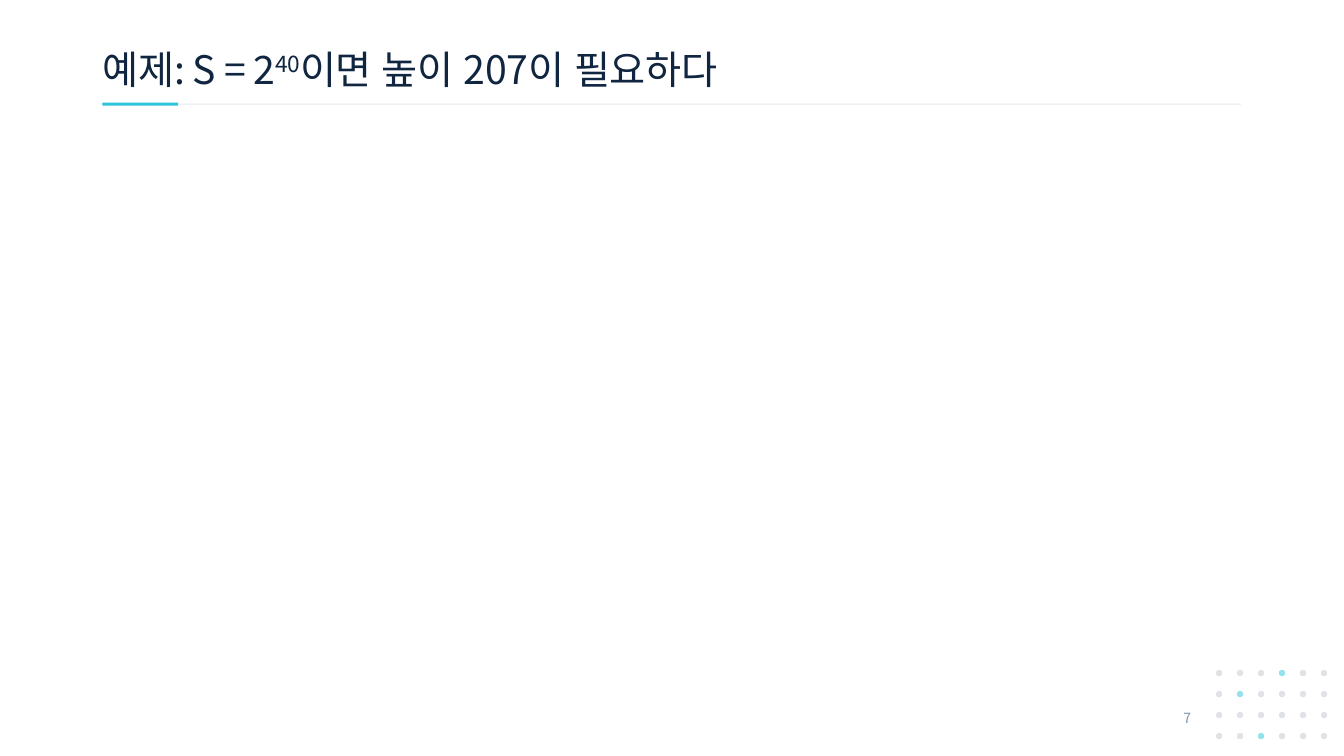
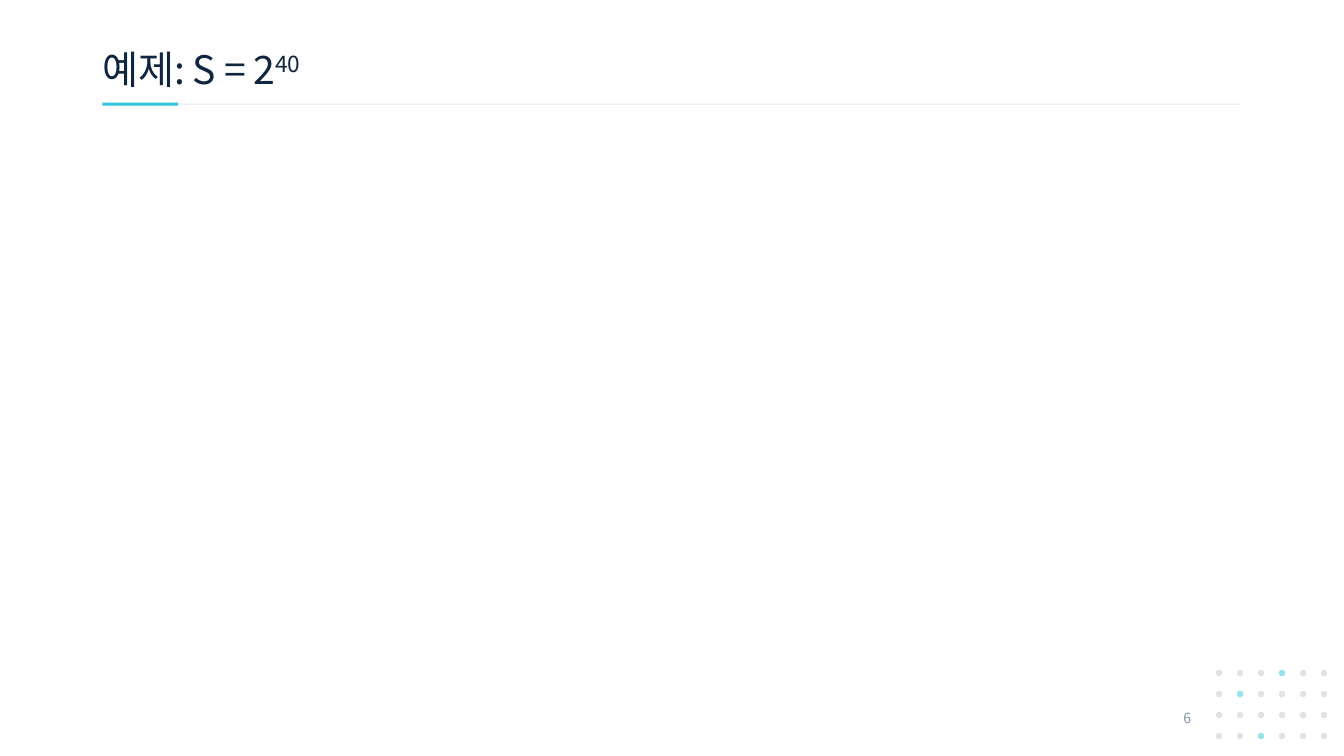
Before and after one commit to giyuubin/PQC, a slide deck: slide 6 of presentation/1007_18_SPHINCS-FTS-and-Virtual-Hypertree.pptx (slide 7 before the commit). Drawn at 1344x756 pixels with LibreOffice and Linux fonts; fonts in the diff are those of the drawing; grey boxes stand for pictures. Boxes give left, top, right and bottom in pixels: in the first picture for what was removed or moved away, otherwise in the second. Text is boxed around its words. In the diff, an @@ line names an element or a change of style, - is before the commit and + after.

```diff
--- a/presentation/1007_18_SPHINCS-FTS-and-Virtual-Hypertree.pptx
+++ b/presentation/1007_18_SPHINCS-FTS-and-Virtual-Hypertree.pptx
@@ title at <box>102,51,216,87</box>: text changed @@
-예제: S = 240이면 높이 207이 필요하다
+예제: S = 240
@@ page number at <box>1183,712,1191,723</box>: text changed @@
-7
+6
```
Also in this commit, not shown: 21 other slides changed, 3 slides added, 8 slides removed.
